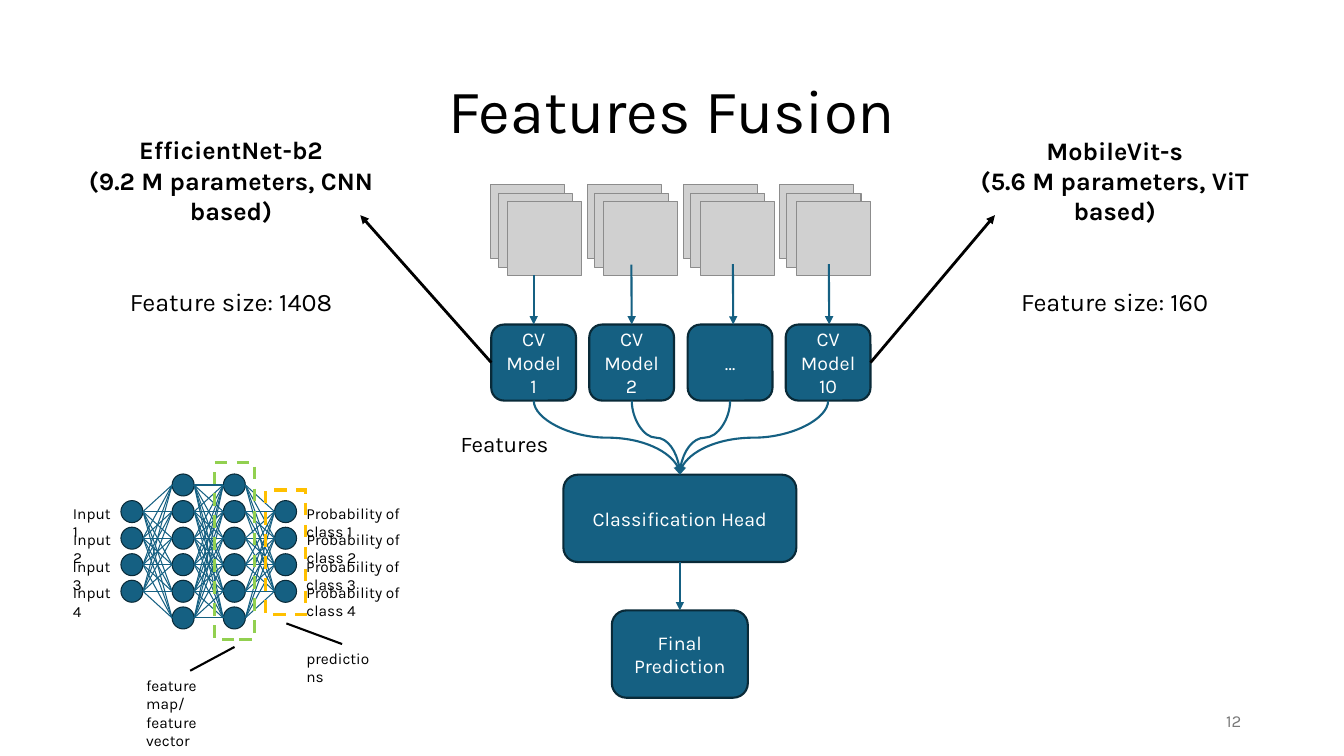
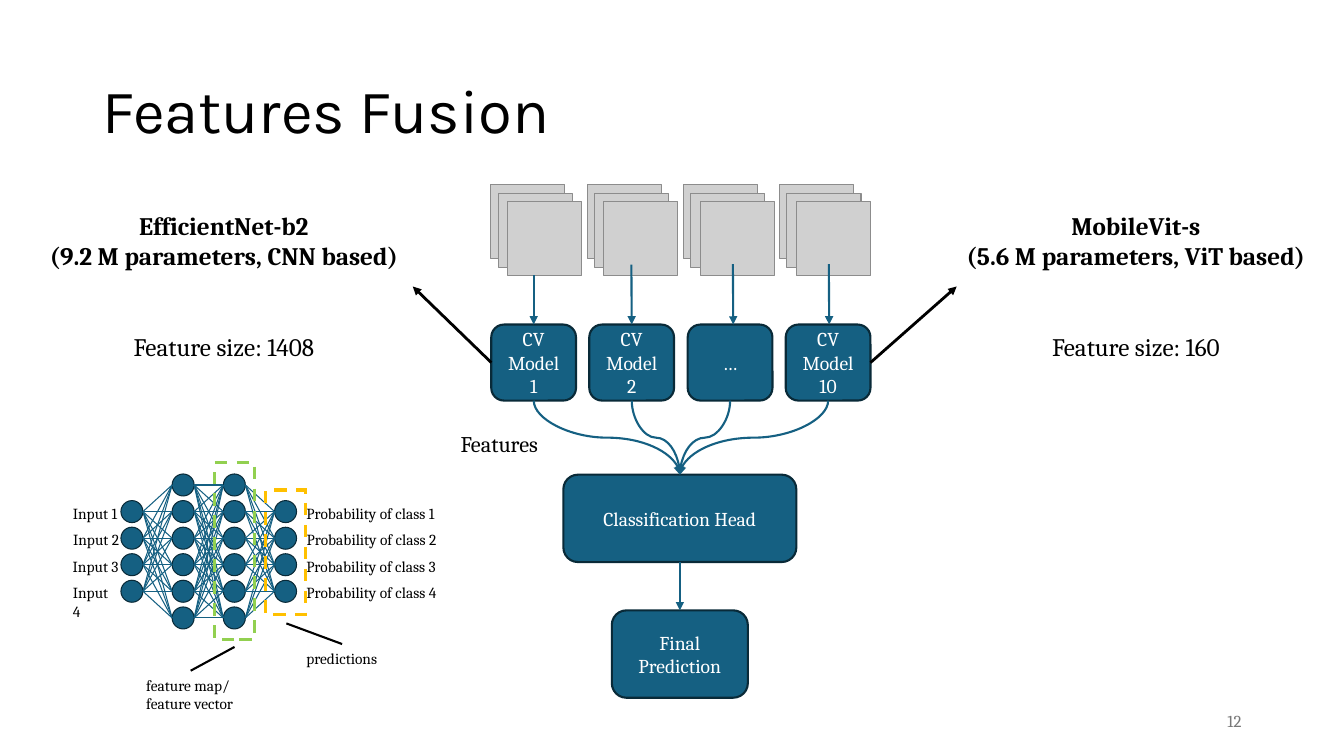
Before and after one commit to HenriSmidt/Alzheimer_Detection, a slide deck: slide 12 of Presentation.pptx. Drawn at 1344x756 pixels with LibreOffice and Linux fonts; fonts in the diff are those of the drawing; grey boxes stand for pictures. Boxes give left, top, right and bottom in pixels: in the first picture for what was removed or moved away, otherwise in the second. Text is boxed around its words. In the diff, an @@ line names an element or a change of style, - is before the commit and + after.

```diff
--- a/Presentation.pptx
+++ b/Presentation.pptx
@@ title "Features Fusion" at [102,90,550,134]: alignment centre to left @@
@@ text "EfficientNet-b2": place and size @@
-text "EfficientNet-b2" at [89,141,373,312]
+text "EfficientNet-b2" at [50,217,398,357]
@@ text "MobileVit-s": place and size @@
-text "MobileVit-s" at [981,142,1249,312]
+text "MobileVit-s" at [967,217,1305,357]
@@ arrow moved from (491, 363) - (360, 215) to (491, 363) - (412, 286) @@
@@ arrow moved from (871, 363) - (995, 215) to (871, 363) - (957, 286) @@
@@ font Karla to Cambria in 20 elements at [491,325,576,400], [590,325,675,400], [786,325,871,400], [564,475,797,563], [612,611,748,699], [461,437,538,453], [1227,716,1241,727], [306,505,435,523], [307,534,436,549], [306,558,436,576], [306,587,437,602], [306,653,377,668], [146,680,233,709], [73,508,118,523], [73,534,119,549], [73,561,118,576], [73,587,108,617], [50,217,398,357], [967,217,1305,357], [688,325,772,400] @@
```
Also in this commit, not shown: 10 other slides changed, 6 slides added, 2 slides removed, 2 other files.
